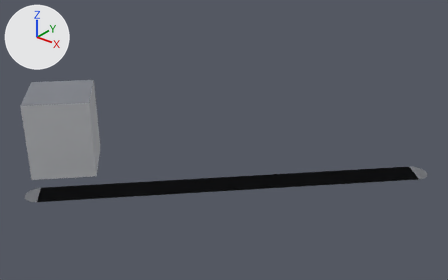
An edit to the glTF model apps/client/public/cities/moscow_synth/tiles/-4_-3.glb, drawn before and after from the same camera.
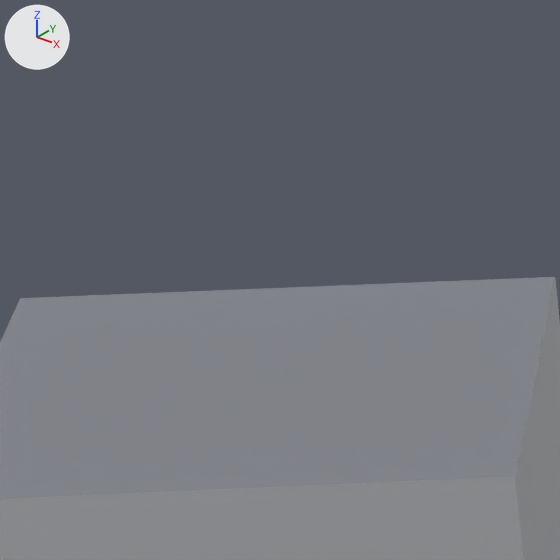
Each version appears first whole from a camera (50 mm lens) standing at (-644.4, 505.7, 89.9) and looking at (-745.4, 631.9, 11.6), and next in a close-up on the part from 6% to 21% of the width and 17% to 40% of the height. Every picture has the same lights, and +X, +Y and +Z are marked at upper left. The older version's two pictures come first. Vertices at exactly the same position are counted once.

Before the edit, the objects in view are built like this:
```python
me_mesh_0 = bpy.data.meshes.new('Mesh_0')
me_mesh_0.from_pydata(...)  # 34 vertices, 32 faces; spans x -801.0..-697.9, y 586.8..672.3, z 0.0..23.4
# faces by material slot: [22, 8, 2]
me_mesh_0.materials.append(mat_road)
me_mesh_0.materials.append(mat_facade)
me_mesh_0.materials.append(mat_roof)
ob_mesh_0 = bpy.data.objects.new('Mesh_0', me_mesh_0)
ob_mesh_0.location = (0.0, 0.0, 0.0)
```
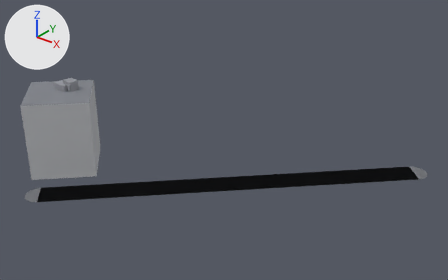
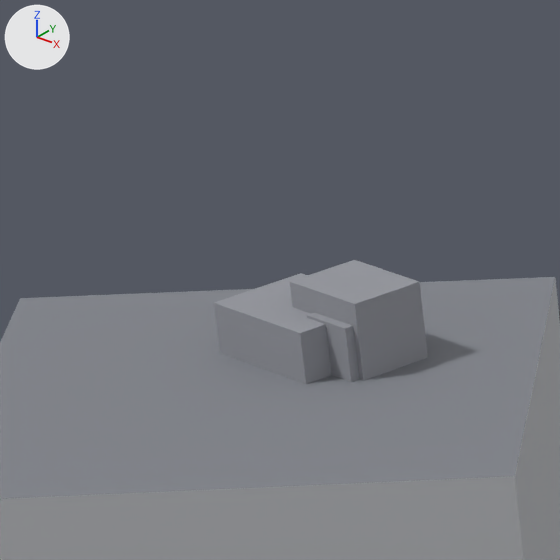
Boxes [x1, y1, x2, y2] around the edits, measured in the close-ups (560 x 560 px):
'Mesh_0', reshaped: before [0, 277, 560, 560]; after [0, 260, 560, 560]
part 1 of me_mesh_0, added: after [214, 260, 428, 384]

Patch to the scene script:
```diff
--- a/apps/client/public/cities/moscow_synth/tiles/-4_-3.glb.py
+++ b/apps/client/public/cities/moscow_synth/tiles/-4_-3.glb.py
@@ me_mesh_0 @@
 # used by ob_mesh_0; location = (0.0, 0.0, 0.0)
-me_mesh_0.from_pydata(...)  # 34 vertices, 32 faces; spans x -801.0..-697.9, y 586.8..672.3, z 0.0..23.4
+me_mesh_0.from_pydata(...)  # 58 vertices, 62 faces; spans x -801.0..-697.9, y 586.8..672.3, z 0.0..26.2
+# me_mesh_0 part 1
+# 16 vertices are added at x -791.1..-785.2, y 608.9..613.1, z 23.4..26.2
+# 8 new vertices lie (0.0, 0.0, 1.9) away from vertices in x -791.1..-785.4, y 608.9..612.6, z 23.4
+# 30 new faces join them, mat_roof
 me_mesh_0.materials.append(mat_road)
```
